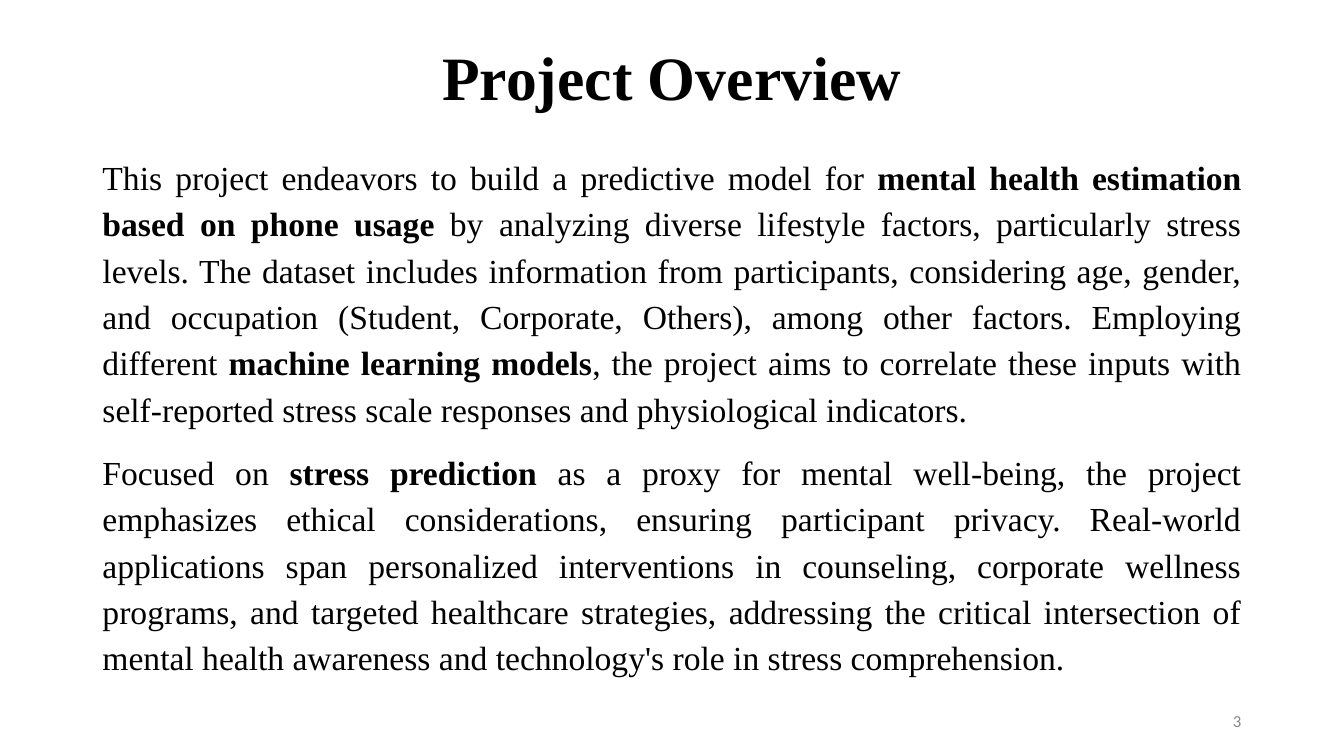
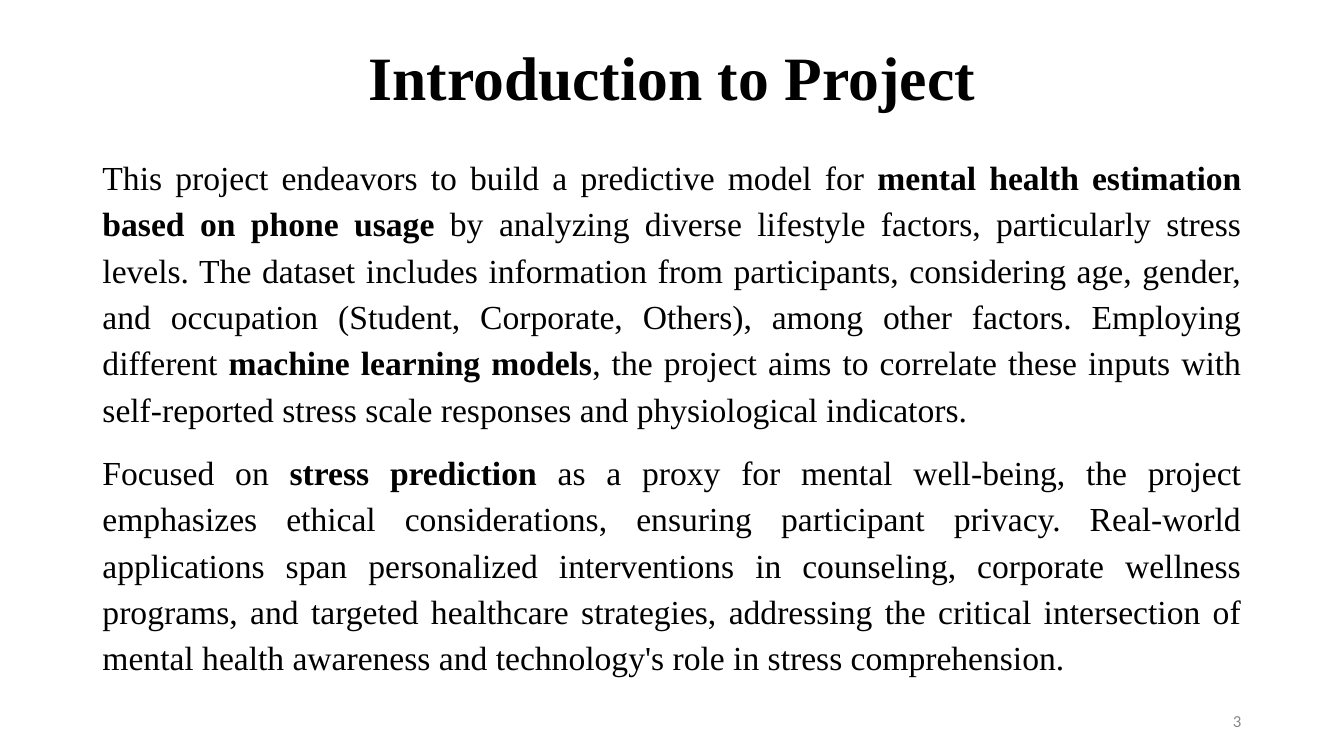
Before and after one commit to Brainskull24/Heal.ai, a slide deck: slide 3 of MP/PPT.pptx. Drawn at 1344x756 pixels with LibreOffice and Linux fonts; fonts in the diff are those of the drawing; background and template pictures are left out. Boxes give left, top, right and bottom in pixels: in the first picture for what was removed or moved away, otherwise in the second. Text is boxed around its words. In the diff, an @@ line names an element or a change of style, - is before the commit and + after.

```diff
--- a/MP/PPT.pptx
+++ b/MP/PPT.pptx
@@ title at <box>368,57,975,111</box>: text changed @@
-Project Overview
+Introduction to Project
```
Also in this commit, not shown: 4 other slides changed, 3 slides added, 5 slides removed, 3 other files.
